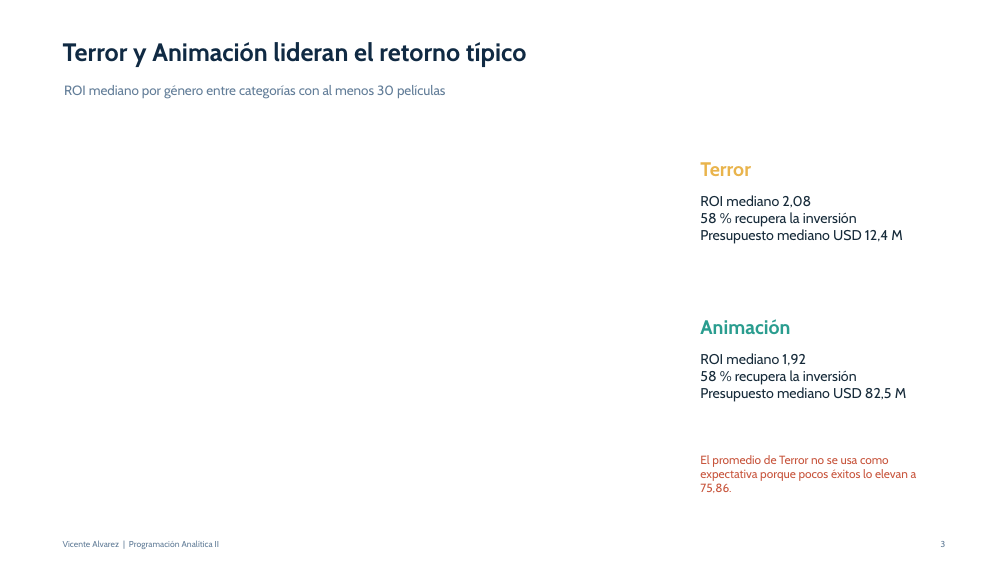
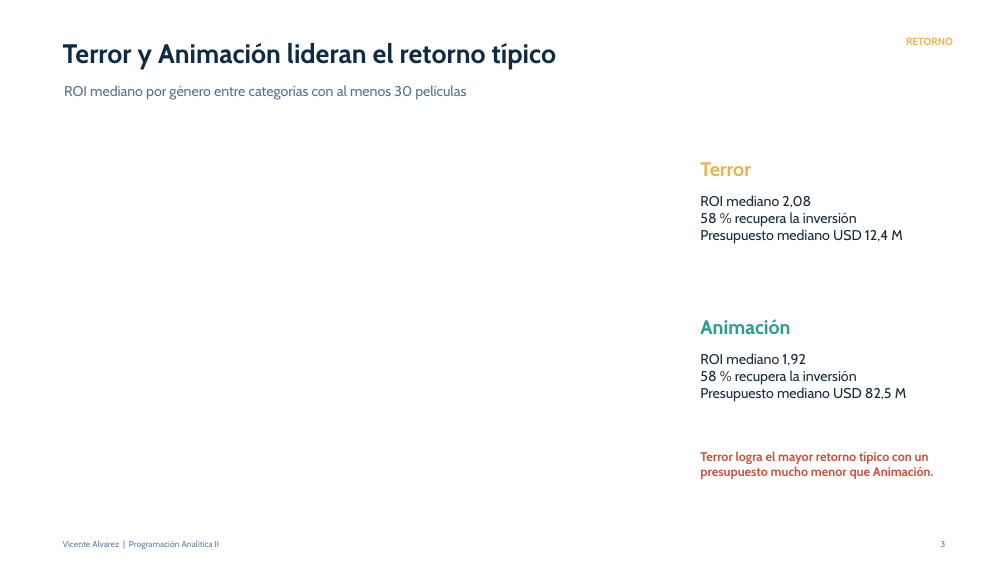
Before and after one commit to alvareezvicente-code/Vicente-Alvarez-programacion-analitica-2, a slide deck: slide 3 of salidas/presentacion_arroyo_capital.pptx. Drawn at 1008x567 pixels with LibreOffice and Linux fonts; fonts in the diff are those of the drawing. Boxes give left, top, right and bottom in pixels: in the first picture for what was removed or moved away, otherwise in the second. Text is boxed around its words. In the diff, an @@ line names an element or a change of style, - is before the commit and + after.

```diff
--- a/salidas/presentacion_arroyo_capital.pptx
+++ b/salidas/presentacion_arroyo_capital.pptx
@@ text "Terror y Animación lideran el ..." at (63,43,556,70): size 24 to 25.5 pt @@
@@ text added at (906,37,953,45), 9.8 pt, text #E9B44C, bold @@
+RETORNO
@@ text "ROI mediano por género entre ..." at (64,85,466,100): size 12.8 to 13.5 pt, text colour #627D98 to #55728B @@
@@ text at (700,451,934,479): text changed; size 11.2 to 12 pt; bold on @@
-El promedio de Terror no se usa como expectativa porque pocos éxitos lo elevan a 75,86.
+Terror logra el mayor retorno típico con un presupuesto mucho menor que Animación.
```
Also in this commit, not shown: 7 other slides changed.
